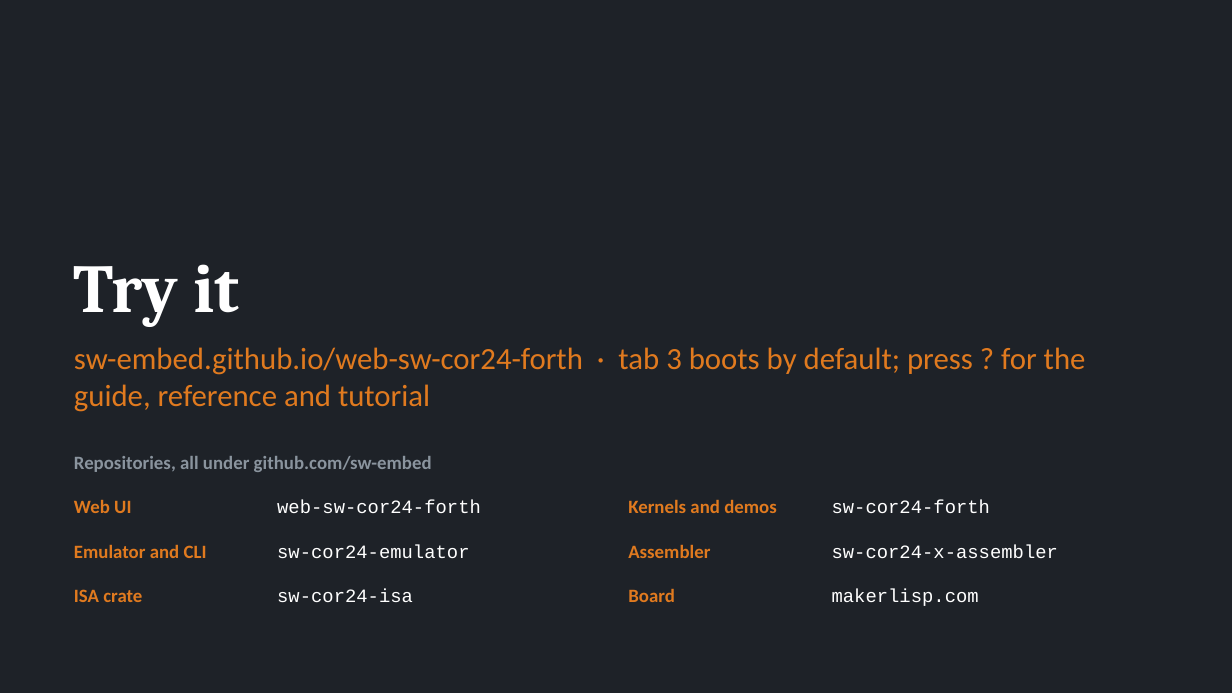
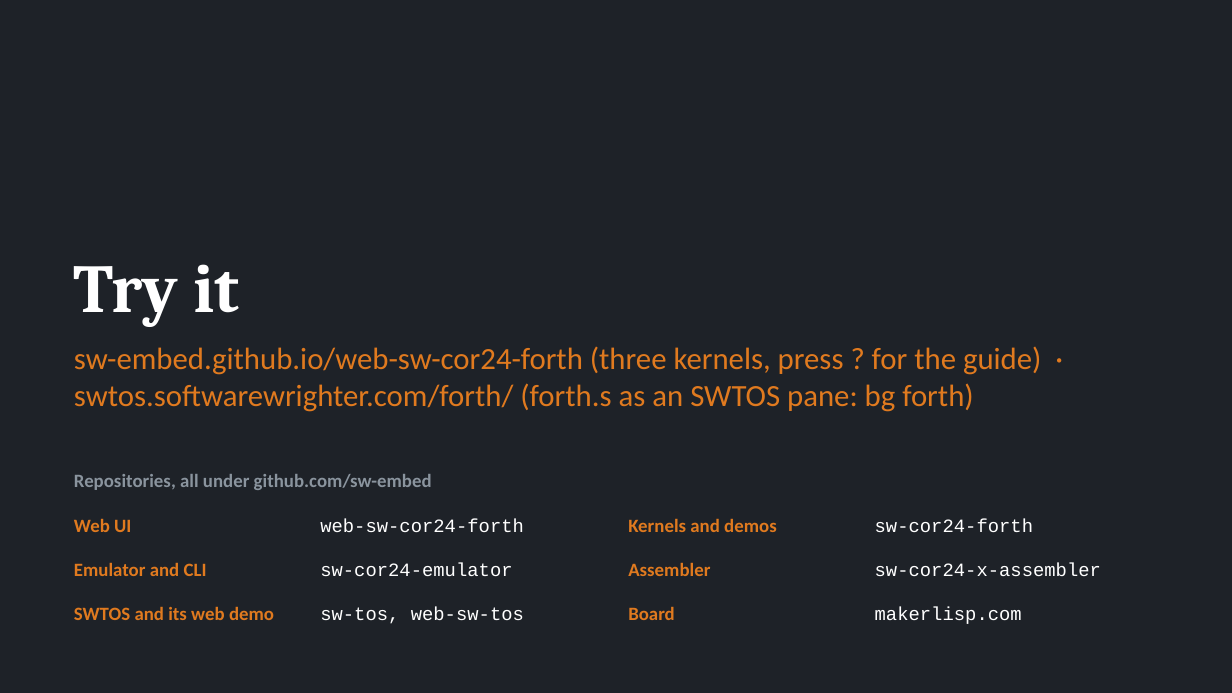
Before and after one commit to sw-embed/sw-cor24-forth, a slide deck: slide 21 of docs/presentation/forth-on-cor24.odp (slide 20 before the commit). Drawn at 1232x693 pixels with LibreOffice and Linux fonts; fonts in the diff are those of the drawing. Boxes give left, top, right and bottom in pixels: in the first picture for what was removed or moved away, otherwise in the second. Text is boxed around its words. In the diff, an @@ line names an element or a change of style, - is before the commit and + after.

```diff
--- a/docs/presentation/forth-on-cor24.odp
+++ b/docs/presentation/forth-on-cor24.odp
@@ text at box(74, 346, 1041, 412): text changed @@
-sw-embed.github.io/web-sw-cor24-forth · tab 3 boots by default; press ? for the guide, reference and tutorial
+sw-embed.github.io/web-sw-cor24-forth (three kernels, press ? for the guide) · swtos.softwarewrighter.com/forth/ (forth.s as an SWTOS pane: bg forth)
@@ text "Repositories, all under github.com/sw-embed": place and size @@
-text "Repositories, all under github.com/sw-embed" at box(74, 456, 432, 472)
+text "Repositories, all under github.com/sw-embed" at box(74, 474, 432, 490)
@@ text "Web UI": place and size @@
-text "Web UI" at box(74, 500, 131, 513)
+text "Web UI" at box(74, 519, 131, 532)
@@ text "web-sw-cor24-forth": place and size @@
-text "web-sw-cor24-forth" at box(277, 500, 481, 513)
+text "web-sw-cor24-forth" at box(320, 519, 524, 532)
@@ text "Kernels and demos": place and size @@
-text "Kernels and demos" at box(628, 500, 777, 513)
+text "Kernels and demos" at box(628, 519, 777, 532)
@@ text "sw-cor24-forth": place and size @@
-text "sw-cor24-forth" at box(832, 500, 990, 513)
+text "sw-cor24-forth" at box(875, 519, 1033, 532)
@@ text "Emulator and CLI": place and size @@
-text "Emulator and CLI" at box(74, 545, 207, 558)
+text "Emulator and CLI" at box(74, 563, 207, 576)
@@ text "sw-cor24-emulator": place and size @@
-text "sw-cor24-emulator" at box(277, 544, 469, 558)
+text "sw-cor24-emulator" at box(320, 563, 512, 576)
@@ text "Assembler": place and size @@
-text "Assembler" at box(628, 545, 710, 558)
+text "Assembler" at box(628, 563, 710, 576)
@@ text "sw-cor24-x-assembler": place and size @@
-text "sw-cor24-x-assembler" at box(832, 544, 1058, 558)
+text "sw-cor24-x-assembler" at box(875, 563, 1101, 576)
@@ text removed at box(74, 589, 142, 602) @@
-ISA crate
@@ text removed at box(277, 589, 413, 602) @@
-sw-cor24-isa
@@ text "Board": place and size @@
-text "Board" at box(628, 589, 675, 602)
+text "Board" at box(628, 607, 675, 620)
@@ text "makerlisp.com": place and size @@
-text "makerlisp.com" at box(832, 589, 979, 606)
+text "makerlisp.com" at box(875, 607, 1022, 624)
@@ text added at box(74, 607, 274, 620), 11 pt, text #E07A1F, bold @@
+SWTOS and its web demo
@@ text added at box(320, 607, 524, 624), 11 pt, text #FFFFFF @@
+sw-tos, web-sw-tos
```
Also in this commit, not shown: 2 other slides changed, 1 slide added, 2 other files.
